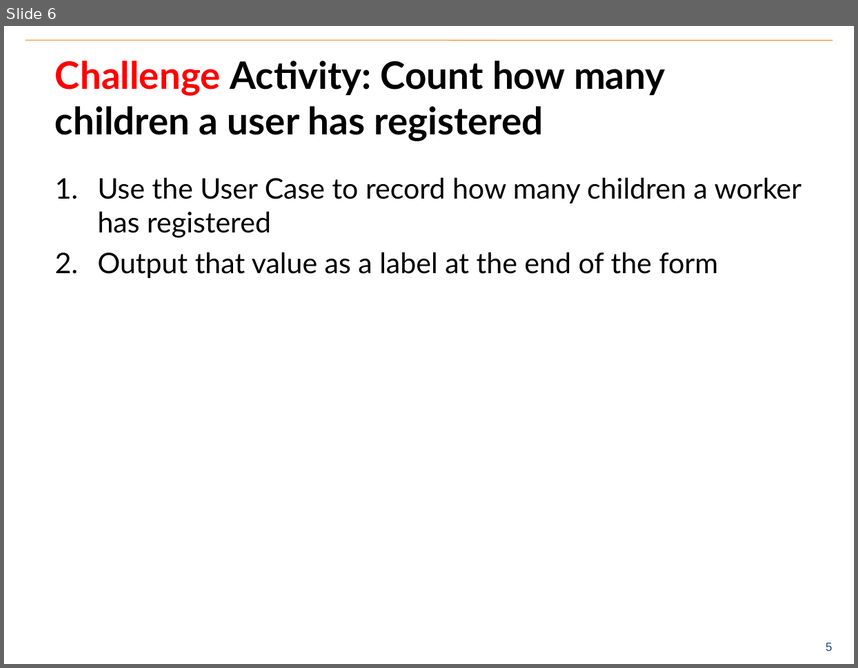
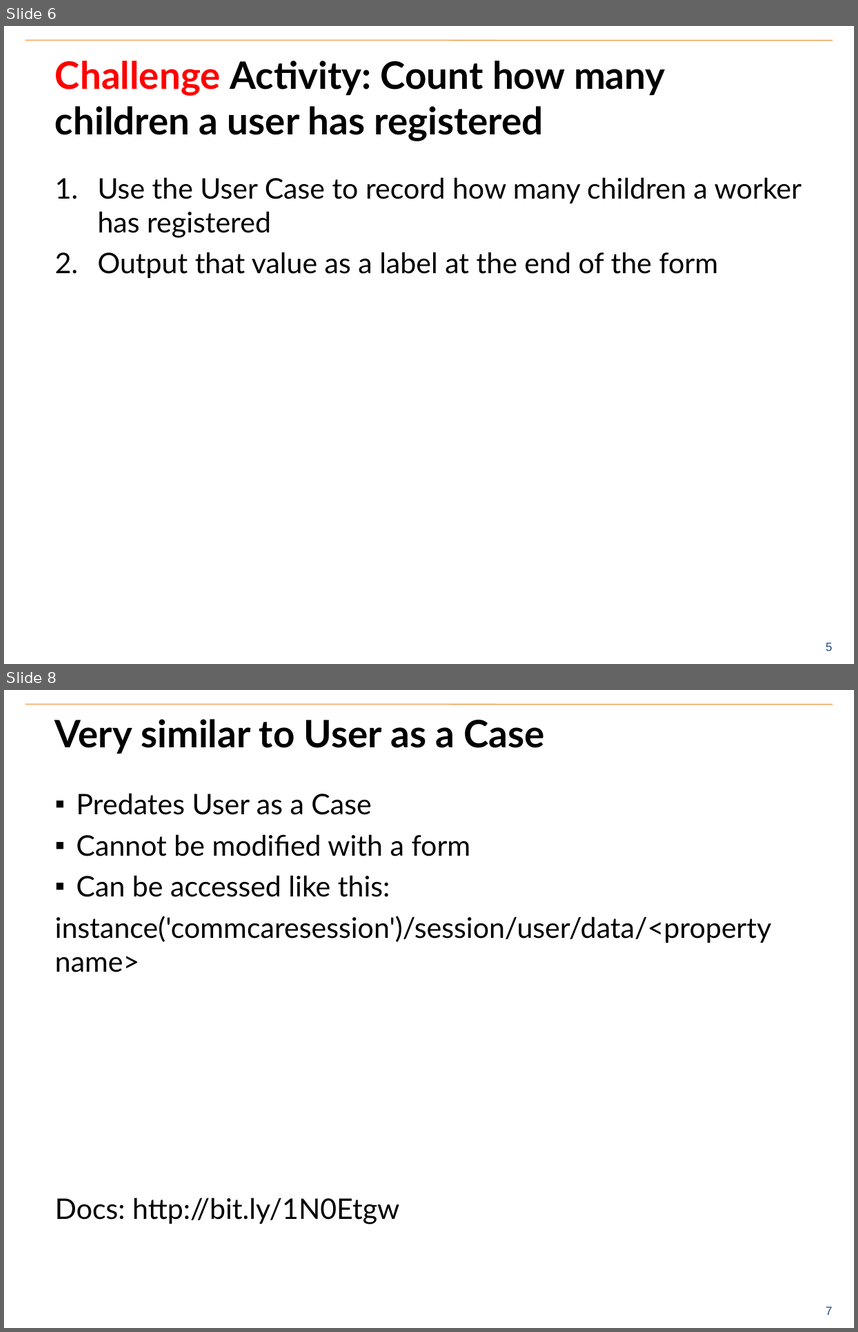
Before and after one commit to benrudolph/exi-training, a slide deck: UserAsACase/user_as_a_case.pptx. Shown one above the other, each under a label of ours: slide 6 before the commit, slides 6 and 8 after it; the slides between them are not shown. The pictures are 858x668 and 858x1332 pixels, drawn with LibreOffice and Linux fonts; fonts in the diff are those of the drawing; background and template pictures are left out. Boxes give left, top, right and bottom in pixels: in the first picture for what was removed or moved away, otherwise in the second. Text is boxed around its words. In the diff, an @@ line names an element or a change of style, - is before the commit and + after.

```diff
--- a/UserAsACase/user_as_a_case.pptx
+++ b/UserAsACase/user_as_a_case.pptx
@@ slide 8 added at [4,690,854,1328], background #FFFFFF; not listed: 2 template elements that a slide beside it also shows @@
@@ title added at [55,719,544,754], 32 pt, text #000000, bold @@
+Very similar to User as a Case
@@ text added at [55,793,771,1224], 24 pt, text #000000 @@
+▪ Predates User as a Case
+▪ Cannot be modified with a form
+▪ Can be accessed like this:
+instance('commcaresession')/session/user/data/<property name>
+Docs: http://bit.ly/1N0Etgw
```
Also in this commit, not shown: 1 other slide added, 10 other files.
